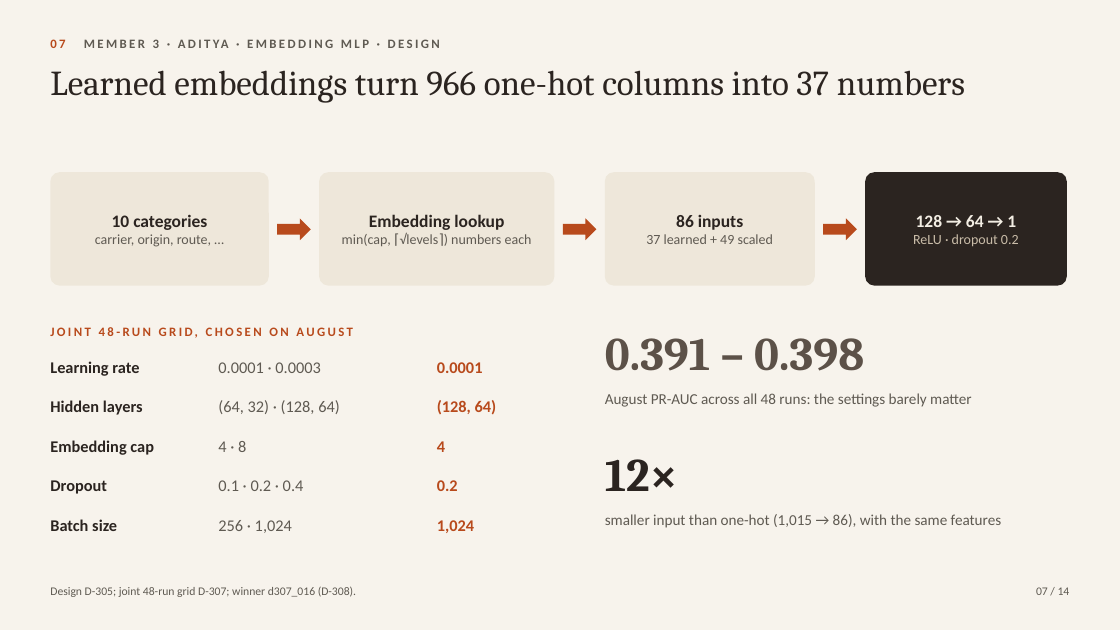
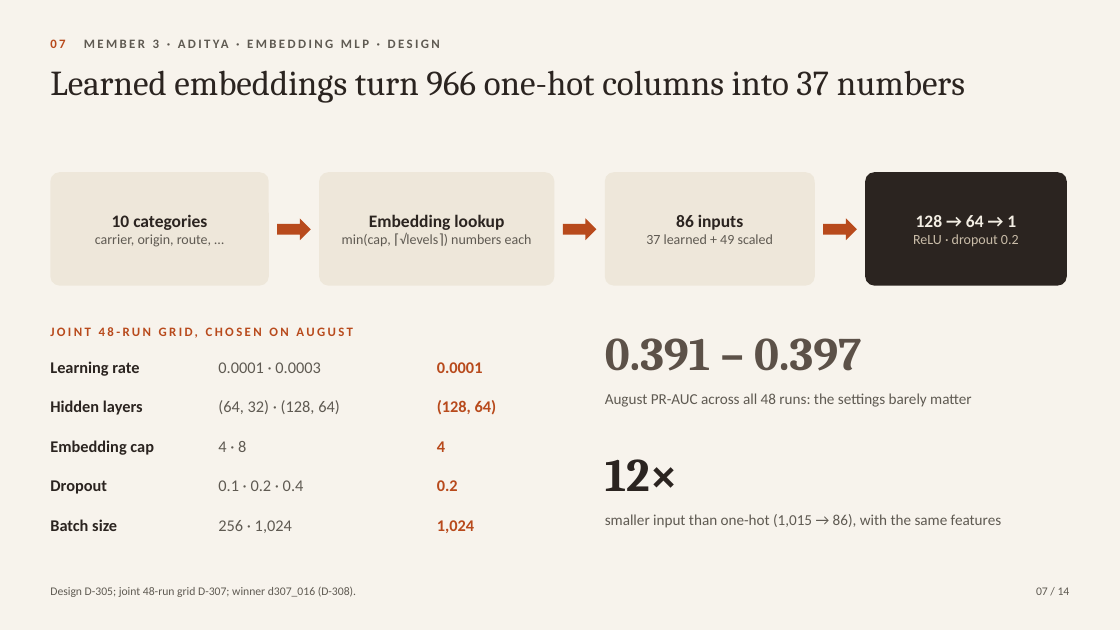
Before and after one commit to ganga-300/flight-delay-prediction, a slide deck: slide 7 of presentation/Phase2_FlightDelayPrediction.pptx. Drawn at 1120x630 pixels with LibreOffice and Linux fonts; fonts in the diff are those of the drawing. Boxes give left, top, right and bottom in pixels: in the first picture for what was removed or moved away, otherwise in the second. Text is boxed around its words. In the diff, an @@ line names an element or a change of style, - is before the commit and + after.

```diff
--- a/presentation/Phase2_FlightDelayPrediction.pptx
+++ b/presentation/Phase2_FlightDelayPrediction.pptx
@@ text at [605, 338, 861, 371]: text changed @@
-0.391 – 0.398
+0.391 – 0.397
```
Also in this commit, not shown: 3 other slides changed, 13 other files.
